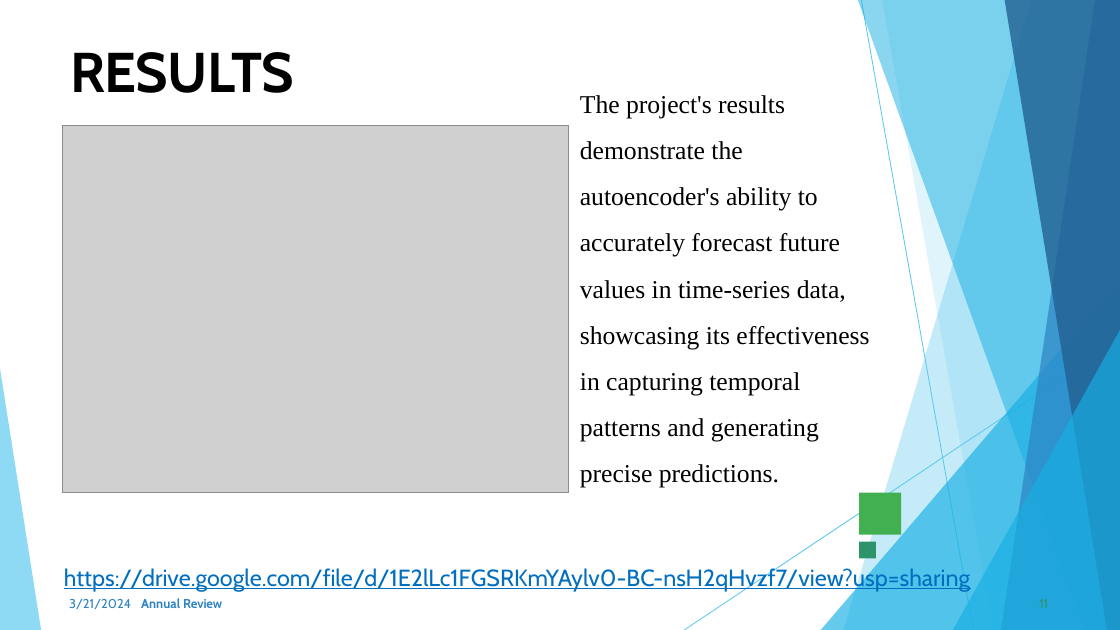
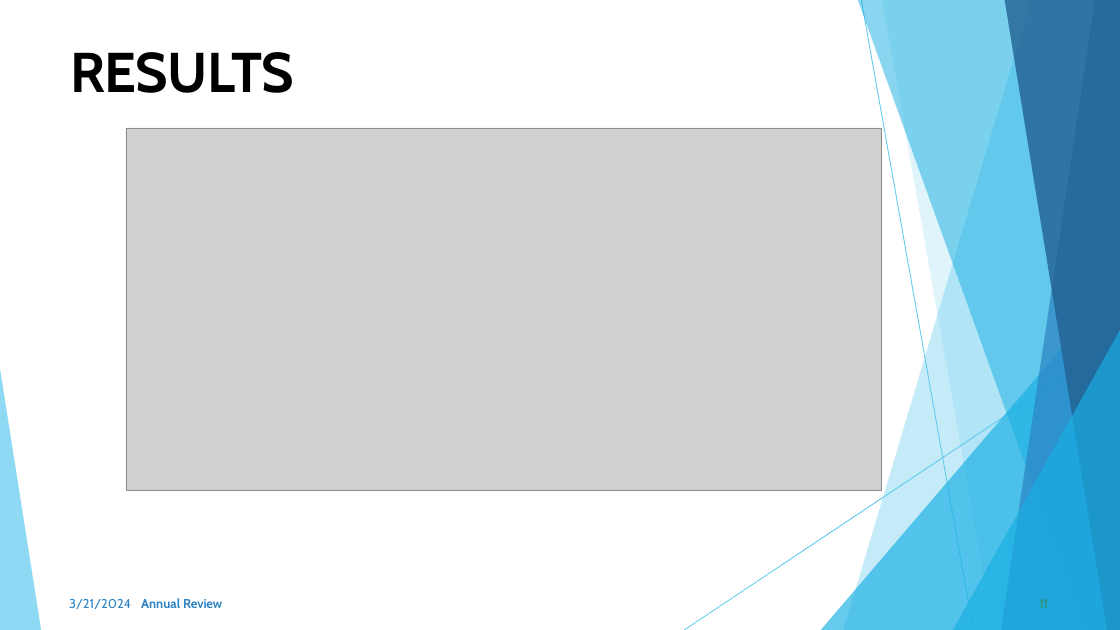
Before and after one commit to Praveena1108/tnsdc-genAI, a slide deck: slide 11 of TNSDC-GENAI PPT.pptx. Drawn at 1120x630 pixels with LibreOffice and Linux fonts; fonts in the diff are those of the drawing; grey boxes stand for pictures; background and template pictures are left out. Boxes give left, top, right and bottom in pixels: in the first picture for what was removed or moved away, otherwise in the second. Text is boxed around its words. In the diff, an @@ line names an element or a change of style, - is before the commit and + after.

```diff
--- a/TNSDC-GENAI PPT.pptx
+++ b/TNSDC-GENAI PPT.pptx
@@ text removed at (x1=580, y1=95, x2=869, y2=488) @@
-The project's results demonstrate the autoencoder's ability to accurately forecast future values in time-series data, showcasing its effectiveness in capturing temporal patterns and generating precise predictions.
@@ picture resized from (x1=63, y1=126, x2=570, y2=493) to (x1=126, y1=128, x2=882, y2=490) @@
@@ freeform shape removed at (x1=860, y1=492, x2=902, y2=534) @@
@@ text removed at (x1=64, y1=566, x2=970, y2=592) @@
-https://drive.google.com/file/d/1E2lLc1FGSRKmYAylv0-BC-nsH2qHvzf7/view?usp=sharing
@@ freeform shape removed at (x1=860, y1=542, x2=876, y2=559) @@
```
Also in this commit, not shown: 8 other slides changed, 2 slides added, 2 slides removed.
